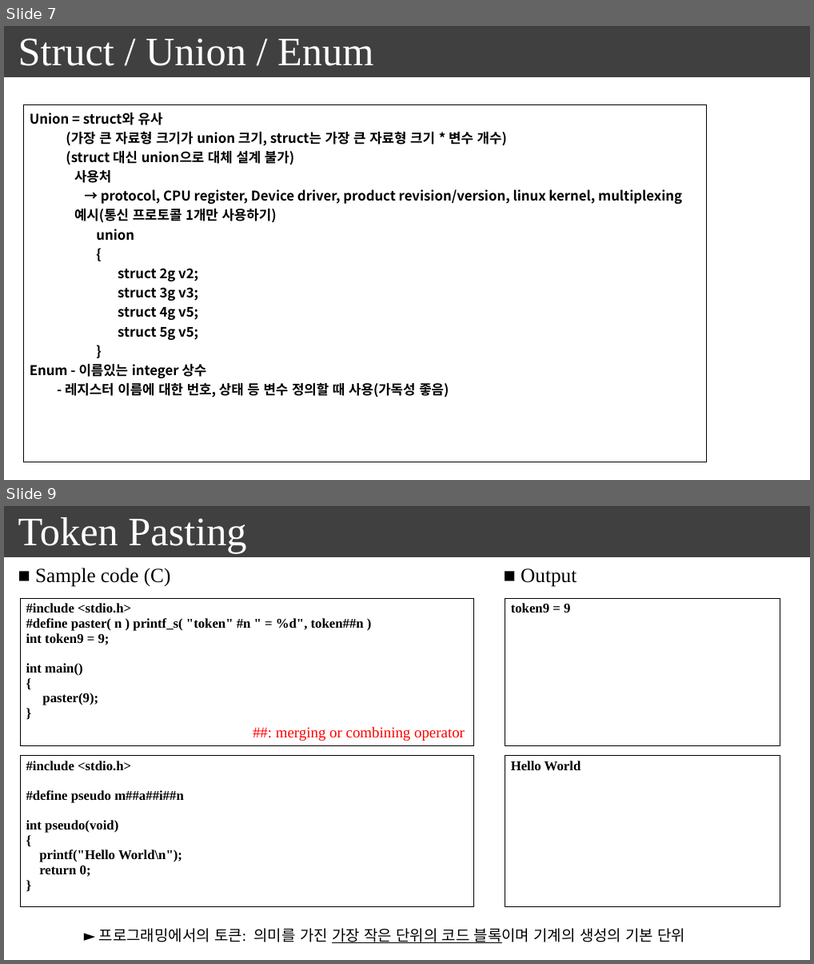
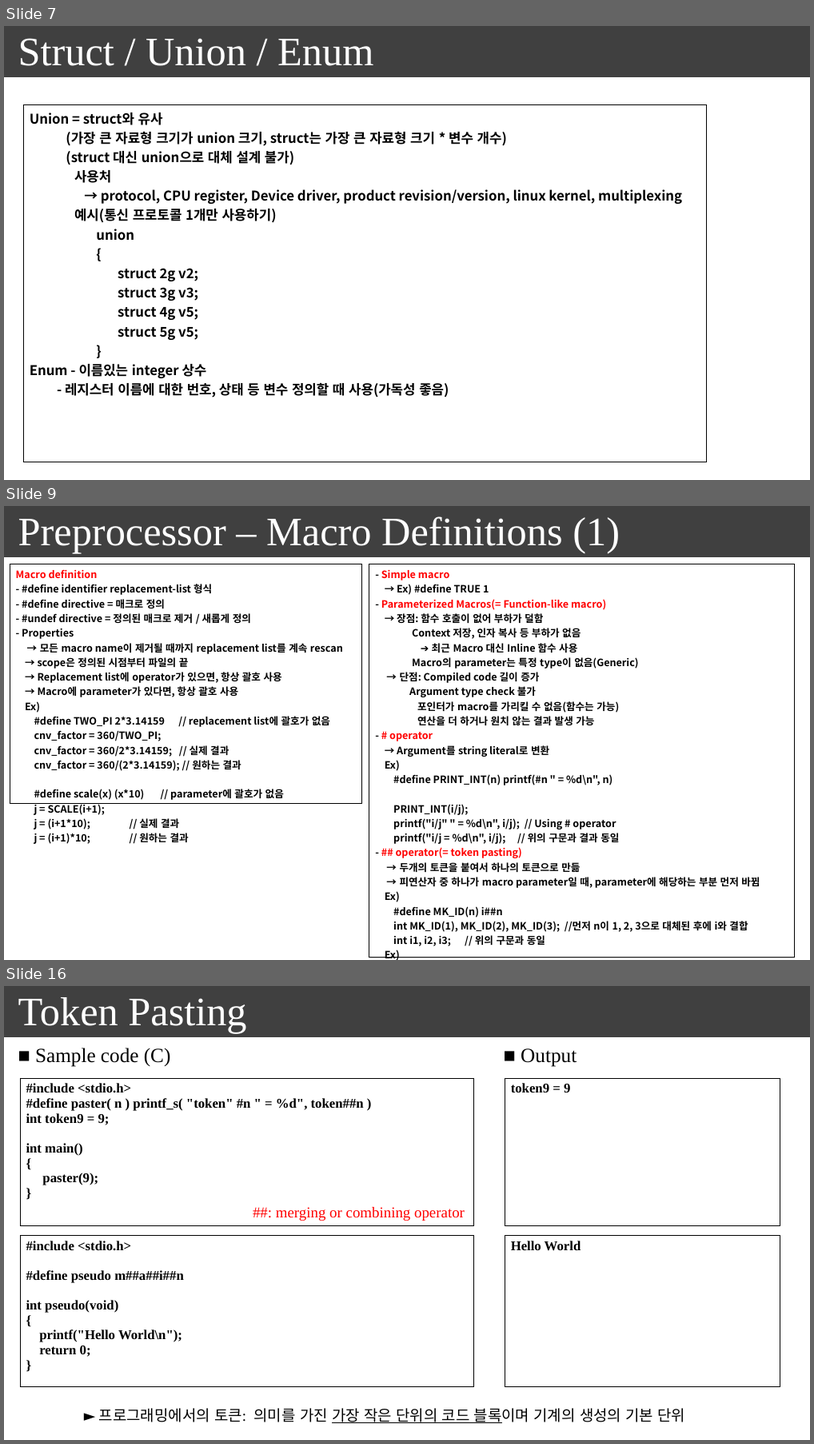
Before and after one commit to seonghokim/Study, a slide deck: everything in c.pptx. Shown one above the other, each under a label of ours: slides 7 and 9 before the commit, slides 7, 9 and 16 after it; the slides between them are not shown. The pictures are 814x964 and 814x1444 pixels, drawn with LibreOffice and Linux fonts; fonts in the diff are those of the drawing. Boxes give left, top, right and bottom in pixels: in the first picture for what was removed or moved away, otherwise in the second. Text is boxed around its words. In the diff, an @@ line names an element or a change of style, - is before the commit and + after.

Commit message:
20231231_to preprocessor

```diff
--- a/everything in c.pptx
+++ b/everything in c.pptx
@@ slide 9 added at [4, 506, 810, 960], background #FFFFFF; not listed: 1 template element that a slide beside it also shows @@
@@ text added at [18, 516, 620, 553], 48 pt, text #FFFFFF @@
+Preprocessor – Macro Definitions (1)
@@ table added at [10, 564, 362, 847], 1 rows, 1 columns @@
+Macro definition / - #define identifier replacement-list 형식 / - #define directive = 매크로 정의 / - #undef directive = 정의된 매크로 제거 / 새롭게 정의 / - Properties / → 모든 macro name이 제거될 때까지 replacement list를 계속 rescan / → scope은 정의된 시점부터 파일의 끝 / → Replacement list에 operator가 있으면, 항상 괄호 사용 / → Macro에 parameter가 있다면, 항상 괄호 사용 / Ex) / #define TWO_PI 2*3.14159 // replacement list에 괄호가 없음 / cnv_factor = 360/TWO_PI; / cnv_factor = 360/2*3.14159; // 실제 결과 / cnv_factor = 360/(2*3.14159); // 원하는 결과 / #define scale(x) (x*10) // parameter에 괄호가 없음 / j = SCALE(i+1); / j = (i+1*10); // 실제 결과 / j = (i+1)*10; // 원하는 결과
@@ table added at [370, 564, 794, 960], 1 rows, 1 columns @@
+- Simple macro / → Ex) #define TRUE 1 / - Parameterized Macros(= Function-like macro) → 장점: 함수 호출이 없어 부하가 덜함 / Context 저장, 인자 복사 등 부하가 없음 / ➔ 최근 Macro 대신 Inline 함수 사용 / Macro의 parameter는 특정 type이 없음(Generic) / → 단점: Compiled code 길이 증가 / Argument type check 불가 / 포인터가 macro를 가리킬 수 없음(함수는 가능) / 연산을 더 하거나 원치 않는 결과 발생 가능 / - # operator / → Argument를 string literal로 변환 / Ex) / #define PRINT_INT(n) printf(#n " = %d\n", n) / PRINT_INT(i/j); / printf("i/j" " = %d\n", i/j); // Using # operator / printf("i/j = %d\n", i/j); // 위의 구문과 결과 동일 / - ## operator(= token pasting) / → 두개의 토큰을 붙여서 하나의 토큰으로 만듦 / → 피연산자 중 하나가 macro parameter일 때, parameter에 해당하는 부분 먼저 바뀜 / Ex) / #define MK_ID(n) i##n / int MK_ID(1), MK_ID(2), MK_ID(3); //먼저 n이 1, 2, 3으로 대체된 후에 i와 결합 / int i1, i2, i3; // 위의 구문과 동일 / Ex) / #define GENERIC_MAX(type) \ / type type##_max(type x, type y) \ / { \ / return x > y ? x : y; \ / }
@@ what was slide 9 is now slide 16 @@
```
Also in this commit, not shown: 1 slide changed, 6 other slides added.
